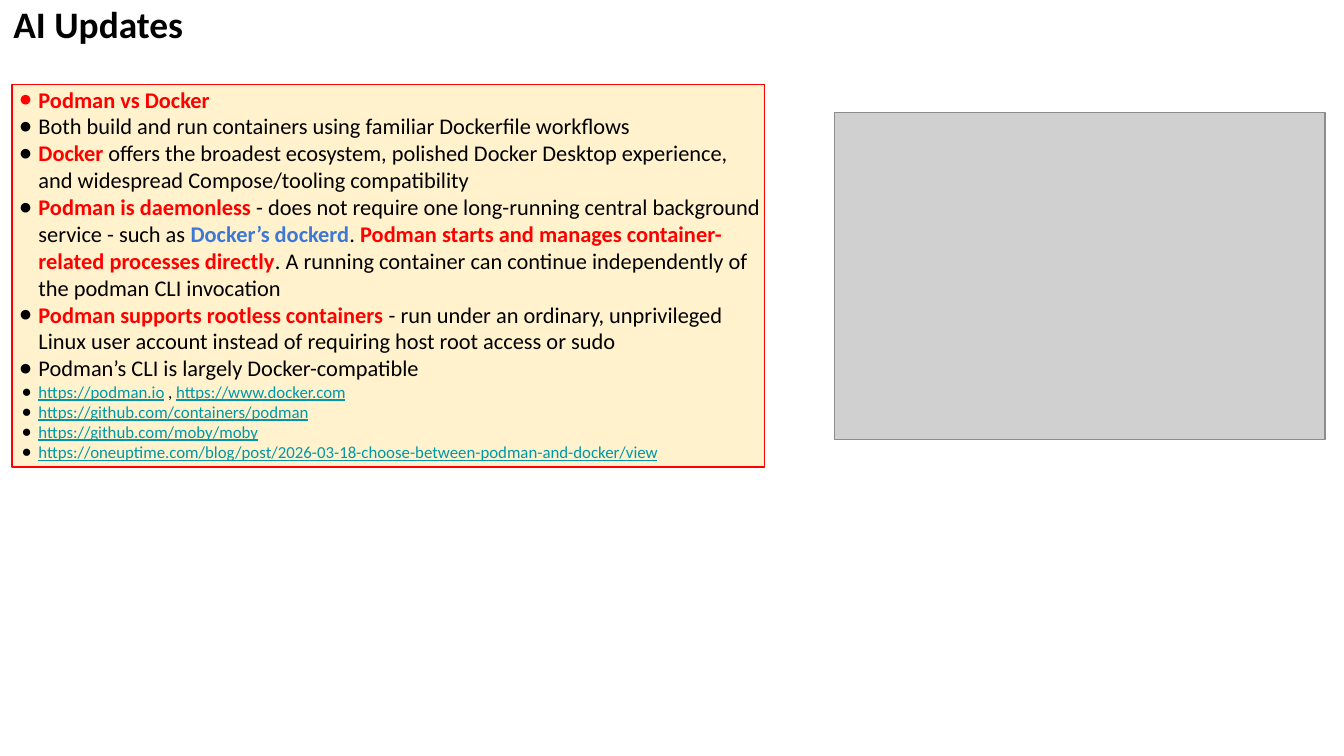
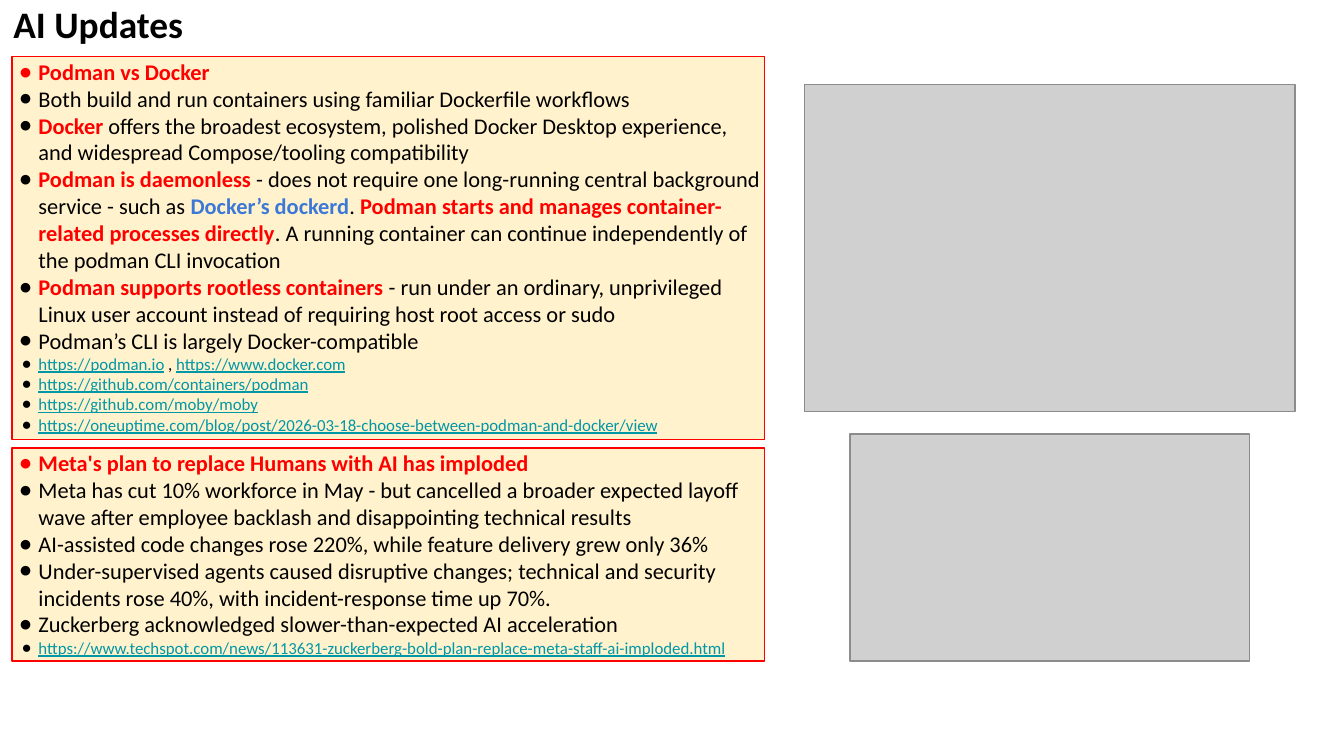
Before and after one commit to lselector/seminar, a slide deck: slide 28 of 2026/2026-08-28-AI-Updates.pptx (slide 26 before the commit). Drawn at 1344x756 pixels with LibreOffice and Linux fonts; fonts in the diff are those of the drawing; grey boxes stand for pictures. Boxes give left, top, right and bottom in pixels: in the first picture for what was removed or moved away, otherwise in the second. Text is boxed around its words. In the diff, an @@ line names an element or a change of style, - is before the commit and + after.

```diff
--- a/2026/2026-08-28-AI-Updates.pptx
+++ b/2026/2026-08-28-AI-Updates.pptx
@@ rectangle "Podman vs Docker": place and size @@
-rectangle "Podman vs Docker" at box(12, 85, 765, 468)
+rectangle "Podman vs Docker" at box(12, 56, 765, 439)
@@ picture: place and size @@
-picture at box(835, 112, 1325, 438)
+picture at box(805, 85, 1296, 411)
@@ rectangle added at box(12, 448, 765, 661), fill #FFF2CC, outline #FF0000 0.75 pt, 12 pt, text #000000 @@
+● Meta's plan to replace Humans with AI has imploded
+● Meta has cut 10% workforce in May - but cancelled a broader expected layoff wave after employee backlash and disappointing technical results
+● AI-assisted code changes rose 220%, while feature delivery grew only 36%
+● Under-supervised agents caused disruptive changes; technical and security incidents rose 40%, with incident-response time up 70%.
+● Zuckerberg acknowledged slower-than-expected AI acceleration
+● https://www.techspot.com/news/113631-zuckerberg-bold-plan-replace-meta-staff-ai-imploded.html
@@ picture added at box(849, 434, 1249, 661) @@
```
Also in this commit, not shown: 7 other slides changed, 3 slides added, 1 slide removed.
